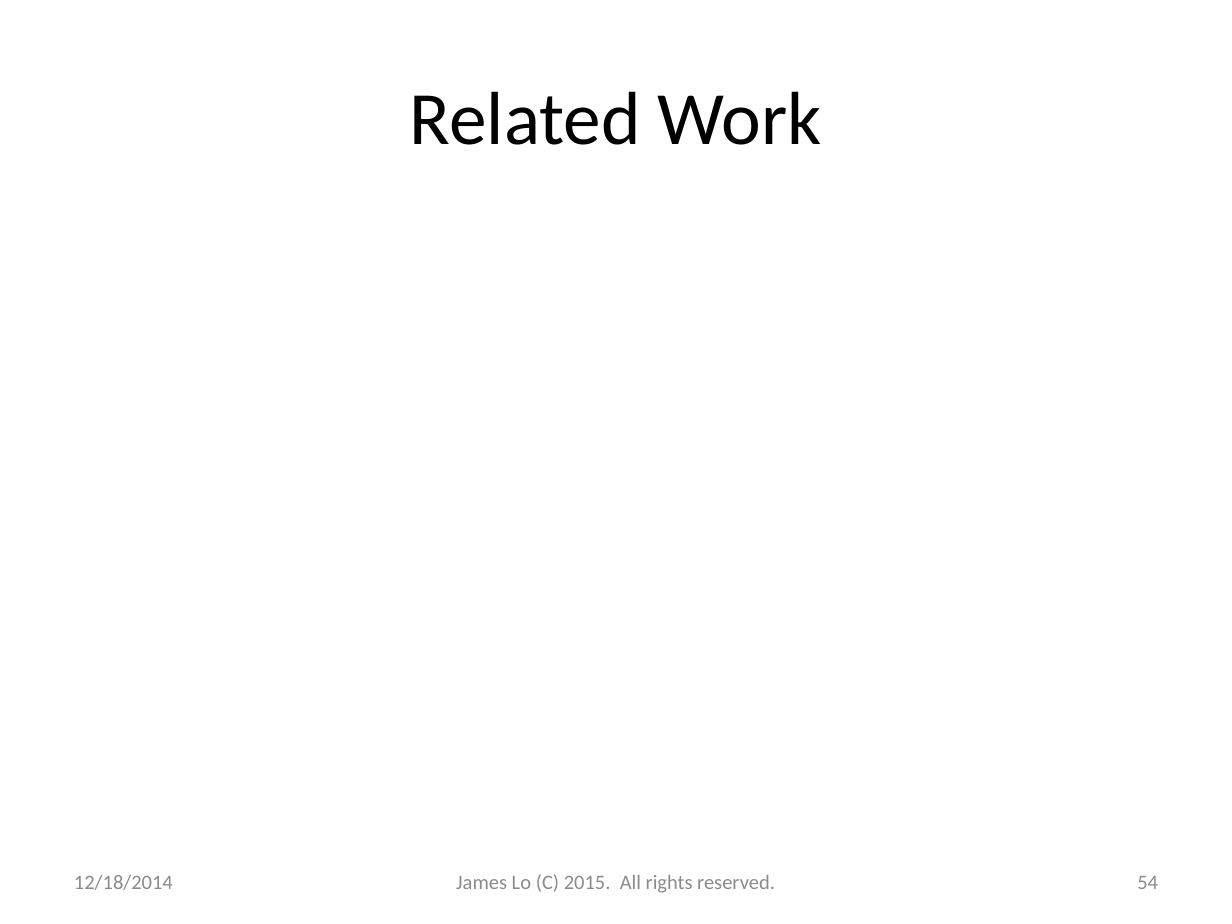
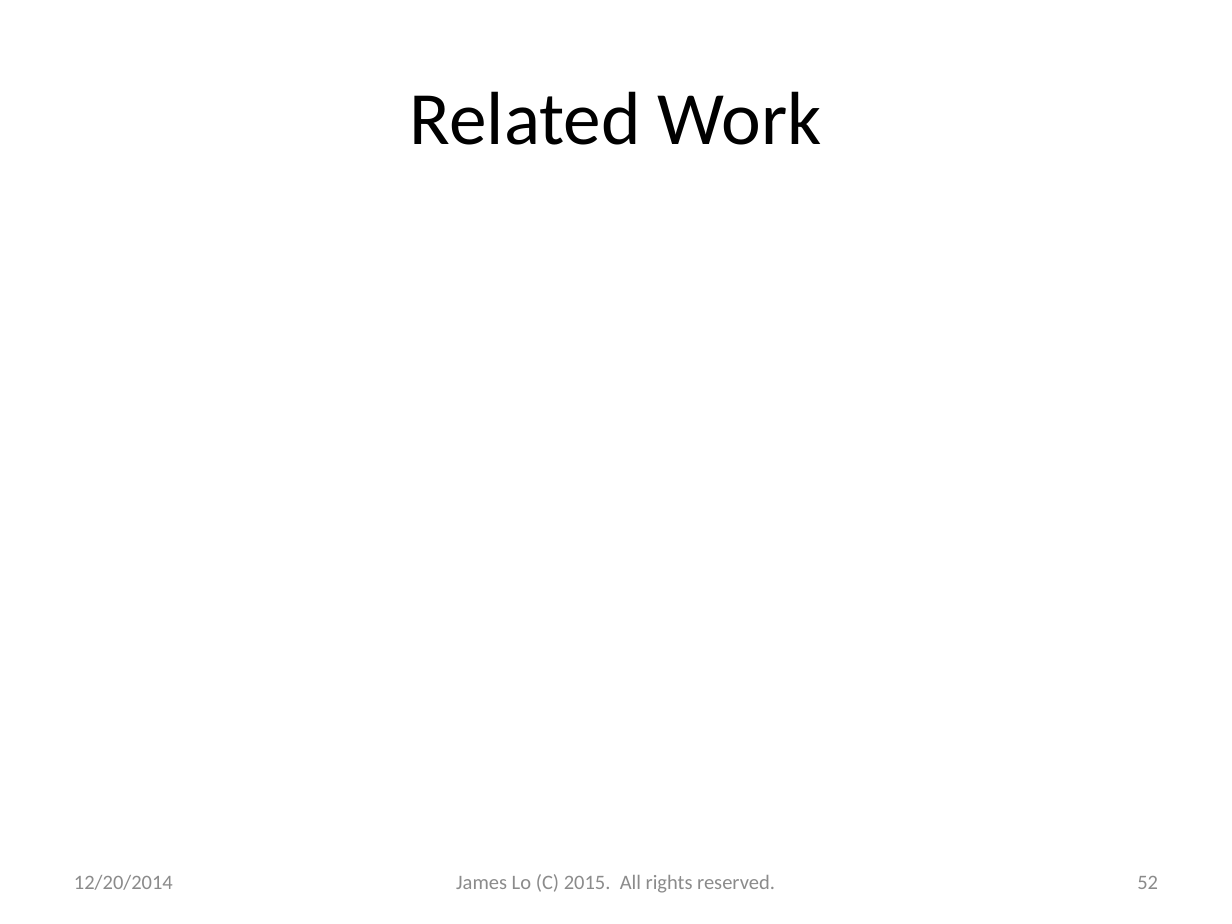
Before and after one commit to jamestklo/MatrixFactorizationMatlab, a slide deck: slide 52 of cs534L-SAGmf.pptx (slide 54 before the commit). Drawn at 1232x924 pixels with LibreOffice and Linux fonts; fonts in the diff are those of the drawing; grey boxes stand for pictures. Boxes give left, top, right and bottom in pixels: in the first picture for what was removed or moved away, otherwise in the second. Text is boxed around its words. In the diff, an @@ line names an element or a change of style, - is before the commit and + after.

```diff
--- a/cs534L-SAGmf.pptx
+++ b/cs534L-SAGmf.pptx
@@ text at <box>74,875,173,890</box>: text changed @@
-12/18/2014
+12/20/2014
@@ page number at <box>1137,876,1158,889</box>: text changed @@
-54
+52
```
Also in this commit, not shown: 56 other slides changed, 2 slides removed, 3 other files.
